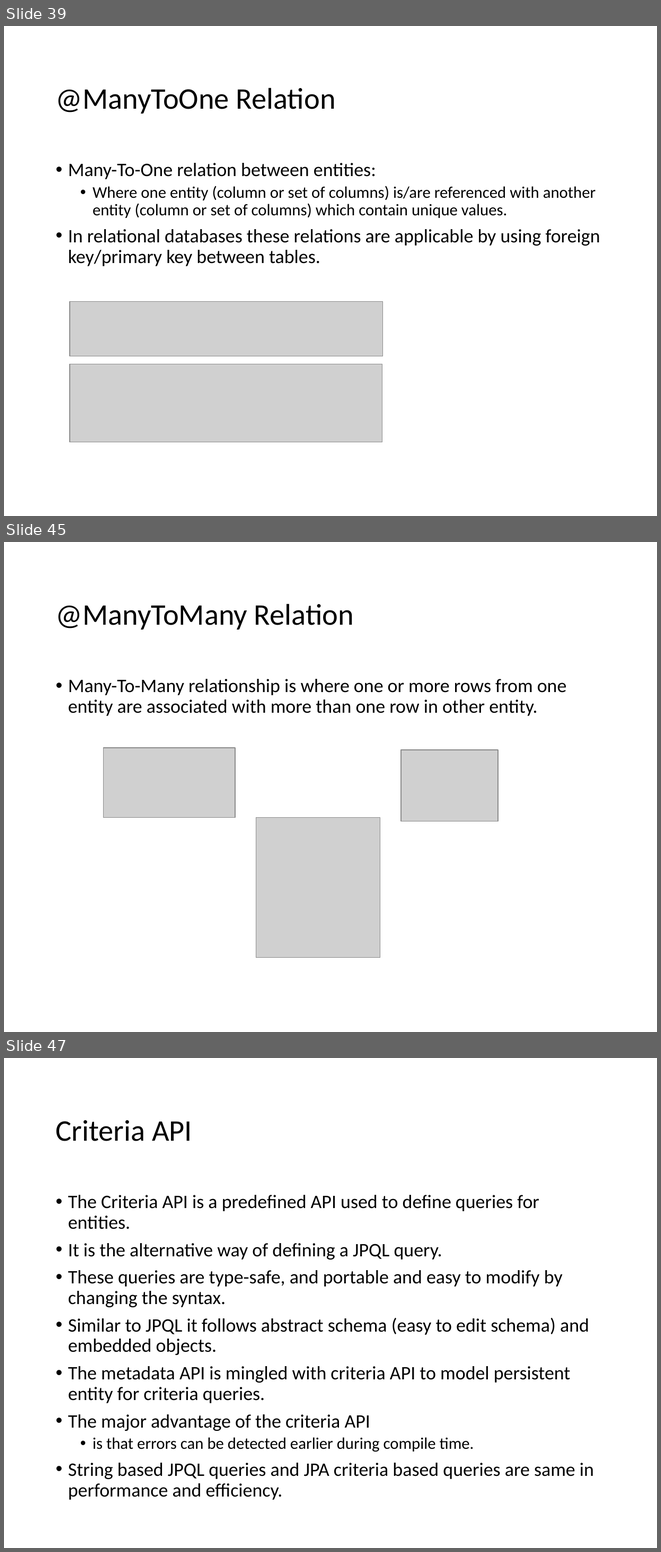
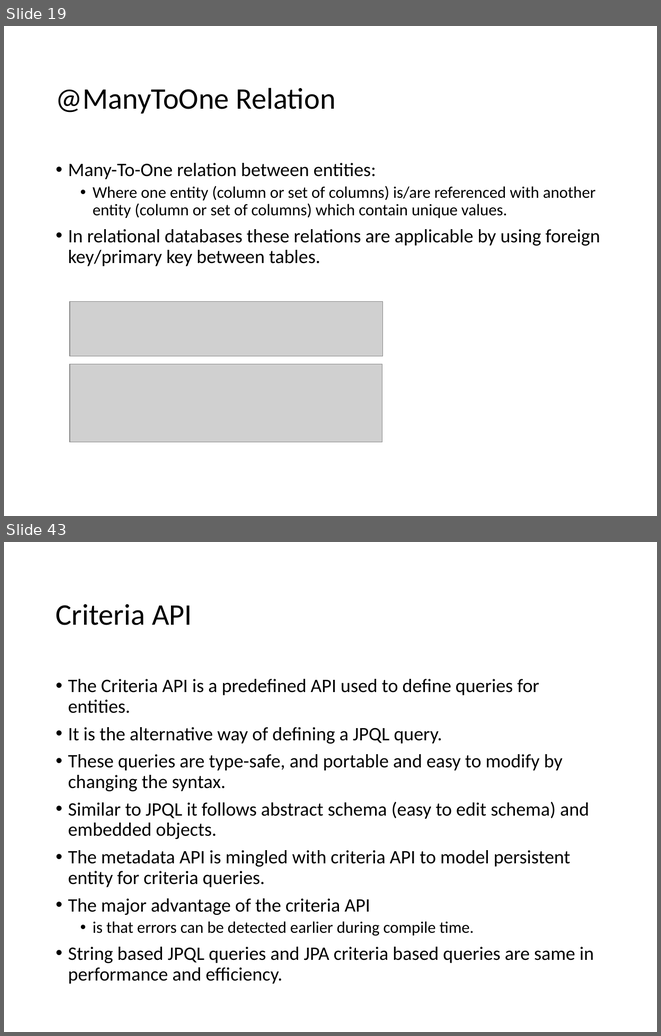
Before and after one commit to lawren43/mytest-repo, a slide deck: test-springmvc/doc/1.JPA Introduction.pptx. Shown one above the other, each under a label of ours: slides 39, 45 and 47 before the commit, slides 19 and 43 after it; the slides between them are not shown. The pictures are 661x1552 and 661x1036 pixels, drawn with LibreOffice and Linux fonts; fonts in the diff are those of the drawing; grey boxes stand for pictures. Boxes give left, top, right and bottom in pixels: in the first picture for what was removed or moved away, otherwise in the second. Text is boxed around its words. In the diff, an @@ line names an element or a change of style, - is before the commit and + after.

```diff
--- a/test-springmvc/doc/1.JPA Introduction.pptx
+++ b/test-springmvc/doc/1.JPA Introduction.pptx
@@ slide 45 removed at (4,542,657,1032), background #FFFFFF @@
@@ title removed at (56,603,354,629) @@
-@ManyToMany Relation
@@ text removed at (68,679,567,716) @@
-• Many-To-Many relationship is where one or more rows from one entity are associated with more than one row in other entity.
@@ picture removed at (103,748,235,818) @@
@@ picture removed at (401,750,497,821) @@
@@ picture removed at (256,818,380,958) @@
@@ what was slide 39 is now slide 19 @@
@@ what was slide 47 is now slide 43 @@
```
Also in this commit, not shown: 2 slides changed, 3 slides added, 6 other slides removed, 5 other files.
